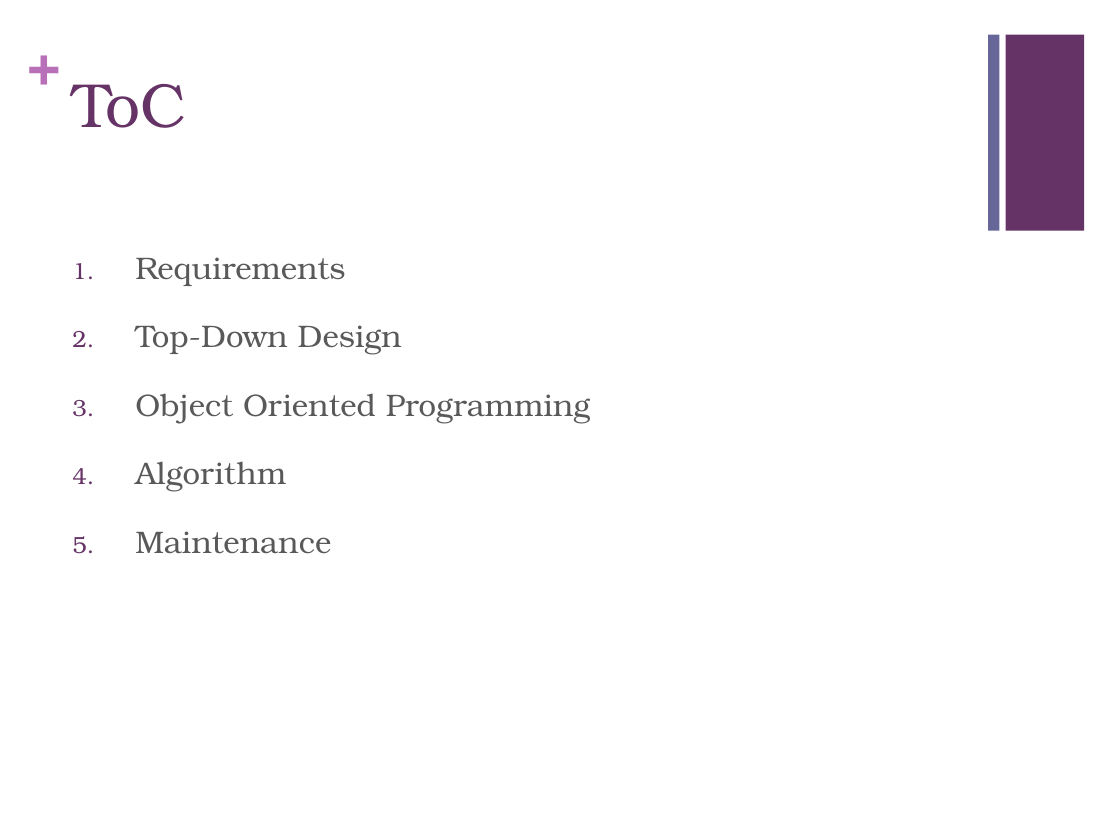
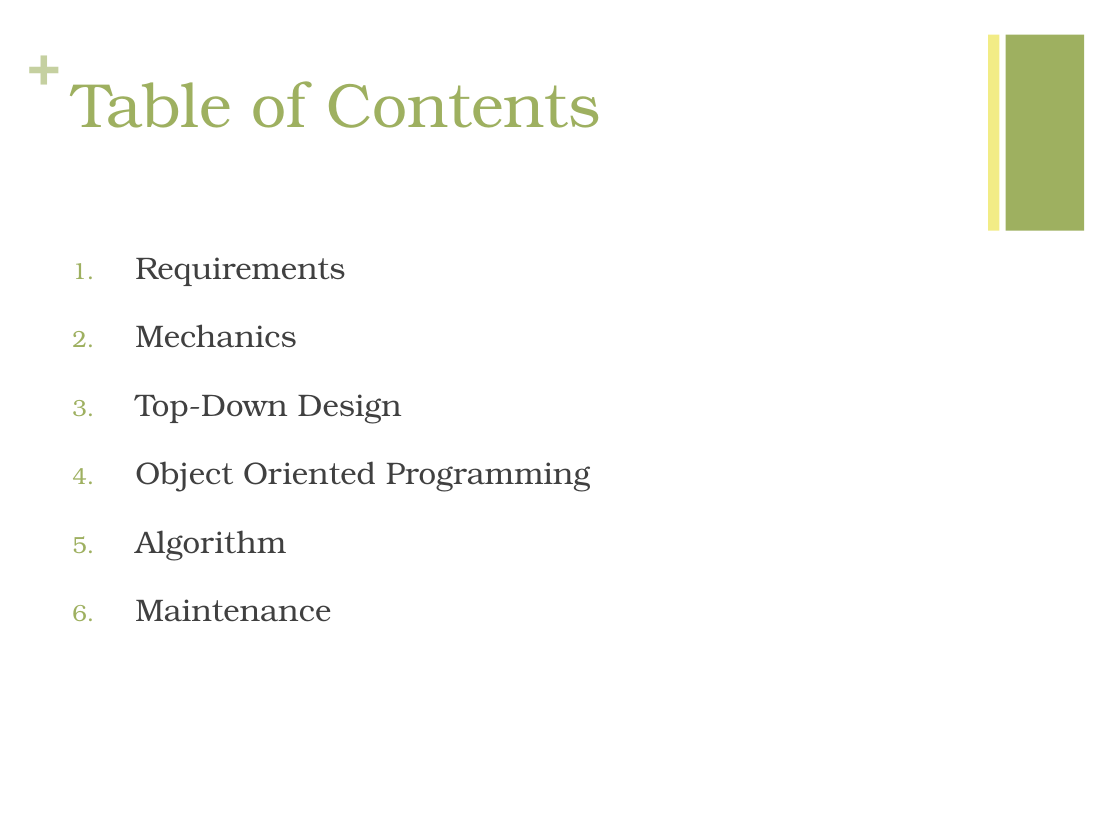
Before and after one commit to juangonzalez/Juan, a slide deck: slide 2 of BomberJuan.pptx. Drawn at 1120x840 pixels with LibreOffice and Linux fonts; fonts in the diff are those of the drawing. Boxes give left, top, right and bottom in pixels: in the first picture for what was removed or moved away, otherwise in the second. Text is boxed around its words. In the diff, an @@ line names an element or a change of style, - is before the commit and + after.

```diff
--- a/BomberJuan.pptx
+++ b/BomberJuan.pptx
@@ text "+" at <box>27,28,59,96</box>: text colour #B870B8 to #C5D0A0 @@
@@ rectangle at <box>988,35,999,231</box>: fill #666699 to #F2EC86 @@
@@ rectangle at <box>1006,35,1084,231</box>: fill #663366 to #9EB060 @@
@@ title at <box>72,81,600,128</box>: text changed; text colour #663366 to #9EB060 @@
-ToC
+Table of Contents
@@ text at <box>135,257,590,622</box>: text colour #595959 to #404040 in "Requirements", "Top-Down Design", "Object Oriented Programming", "Algorithm" and 1 more places; bullet colour #663366 to #9EB060 @@
@@ text at <box>135,324,297,348</box>: paragraph added @@
+2. Mechanics
```
Also in this commit, not shown: 9 other slides changed, 1 slide added, 4 other files.
